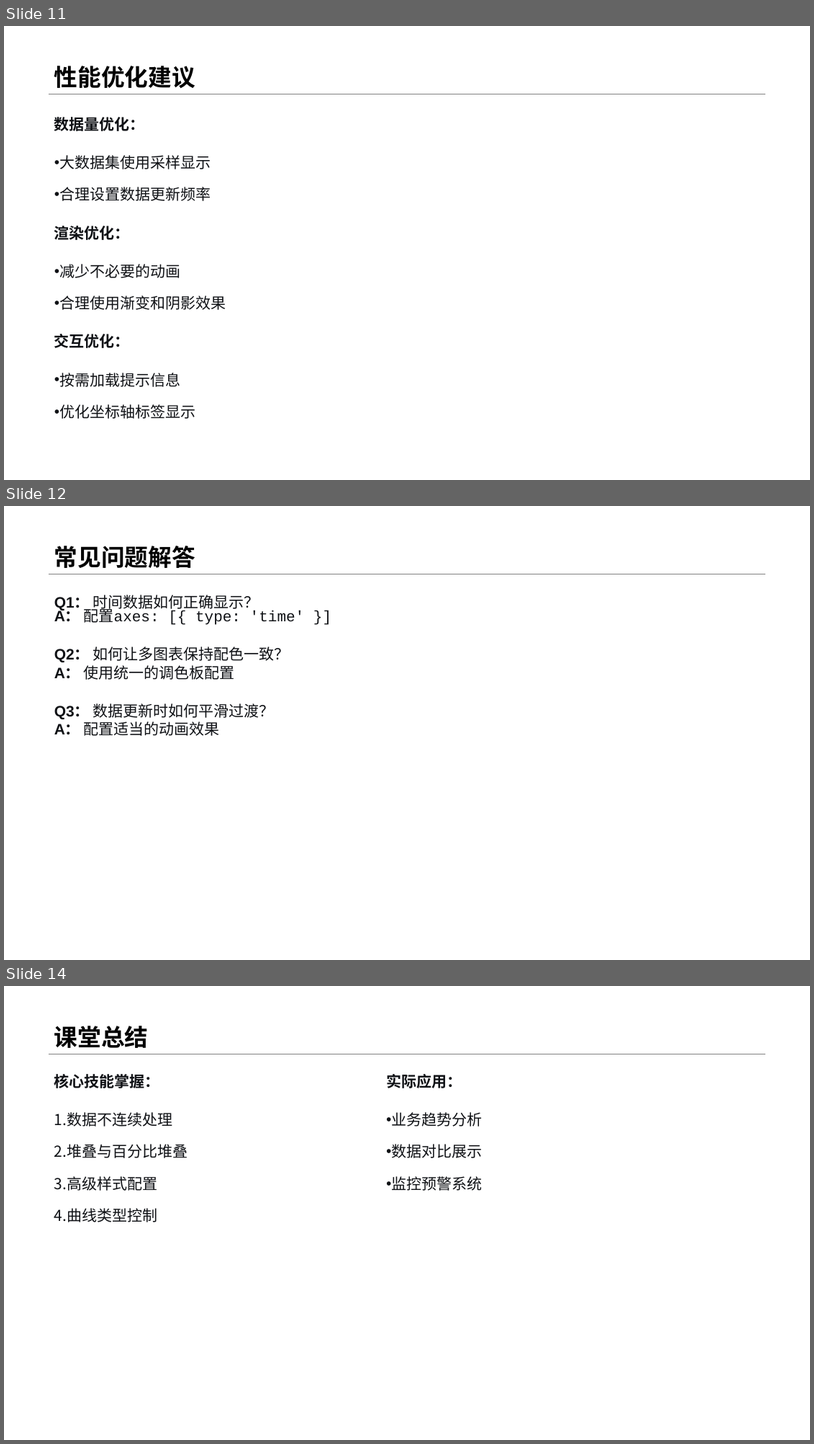
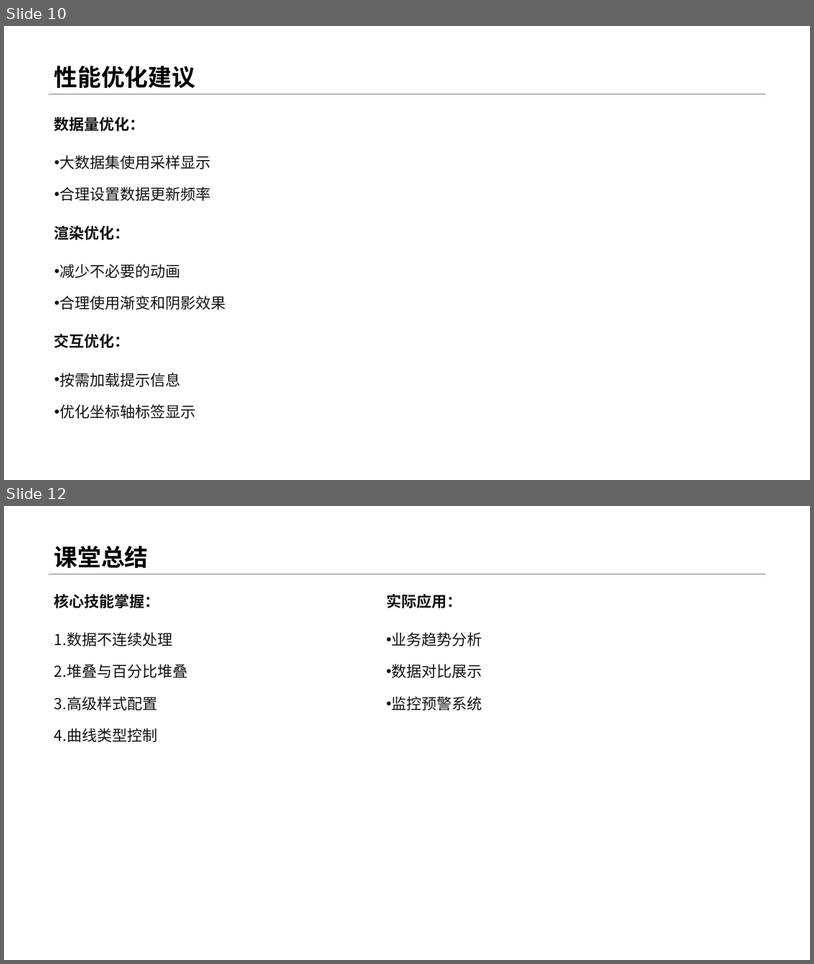
Before and after one commit to menglin1997/vchartCourse, a slide deck: code/Chapter 3 - Vchart Type/18-LineAndAreaAdvanced/18-LineAndAreaAdvanced.pptx. Shown one above the other, each under a label of ours: slides 11, 12 and 14 before the commit, slides 10 and 12 after it; the slides between them are not shown. The pictures are 814x1444 and 814x964 pixels, drawn with LibreOffice and Linux fonts; fonts in the diff are those of the drawing. Boxes give left, top, right and bottom in pixels: in the first picture for what was removed or moved away, otherwise in the second. Text is boxed around its words. In the diff, an @@ line names an element or a change of style, - is before the commit and + after.

```diff
--- a/code/Chapter 3 - Vchart Type/18-LineAndAreaAdvanced/18-LineAndAreaAdvanced.pptx
+++ b/code/Chapter 3 - Vchart Type/18-LineAndAreaAdvanced/18-LineAndAreaAdvanced.pptx
@@ slide 12 removed at (4, 506, 810, 960), background #FFFFFF; not listed: 1 template element that a slide beside it also shows @@
@@ title removed at (54, 546, 196, 568) @@
-常见问题解答
@@ text removed at (54, 595, 305, 736) @@
-Q1： 时间数据如何正确显示？
-A： 配置axes: [{ type: 'time' }]
-Q2： 如何让多图表保持配色一致？
-A： 使用统一的调色板配置
-Q3： 数据更新时如何平滑过渡？
-A： 配置适当的动画效果
@@ what was slide 11 is now slide 10 @@
@@ what was slide 14 is now slide 12 @@
```
Also in this commit, not shown: 3 slides changed, 1 other slide removed, 3 other files.
